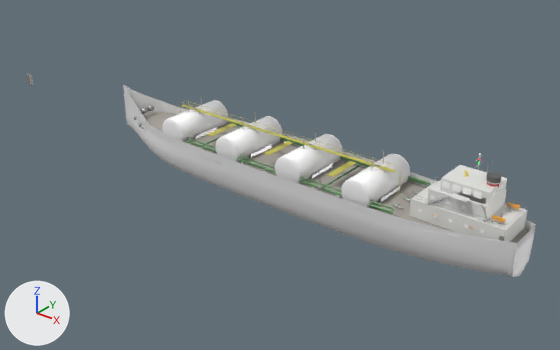
A saved change to the glTF model frontend/public/models/bunkering_vessel_complete.glb.
Both versions are drawn from a 50 mm camera at (88.9, -115.7, 70.1) aimed at (-7.0, 4.2, -4.2). Lighting does not change. The marker at lower left points along +X, +Y and +Z. The older version comes first. Where no turn or scale is listed for an object, it has been applied to the vertices.

Before the edit, the objects in view are built like this:
```python
ob_bulwark = bpy.data.objects.new('Bulwark', me_bulwark_mesh_002)
ob_bulwark.location = (0.0, 0.0, 0.0)
ob_hull = bpy.data.objects.new('Hull', me_mesh)
ob_hull.location = (0.0, 0.0, 0.0)
ob_main_catwalk = bpy.data.objects.new('Main_Catwalk', me_cube_047)
ob_main_catwalk.location = (0.0, 0.0, 0.0)
ob_sternbulwark = bpy.data.objects.new('SternBulwark', me_sternbulwark)
ob_sternbulwark.location = (0.0, 0.0, 0.0)
ob_sterntransom = bpy.data.objects.new('SternTransom', me_sterntransom)
ob_sterntransom.location = (0.0, 0.0, 0.0)
ob_tank_1 = bpy.data.objects.new('Tank_1', me_cylinder_011)
ob_tank_1.location = (-28.0, 0.0, 4.1)
ob_tank_2 = bpy.data.objects.new('Tank_2', me_cylinder_012)
ob_tank_2.location = (-12.0, 0.0, 4.1)
ob_tank_3 = bpy.data.objects.new('Tank_3', me_cylinder_013)
ob_tank_3.location = (4.0, 0.0, 4.1)
ob_tank_4 = bpy.data.objects.new('Tank_4', me_cylinder_014)
ob_tank_4.location = (20.0, 0.0, 4.1)
# also in view: 'Tank_3_Cap_-7.2' at (4.0, -7.2, 4.1); 'Tank_4_Cap_-7.2' at (20.0, -7.2, 4.1); 'Tank_2_Cap_-7.2' at (-12.0, -7.2, 4.1); 'Deck' at (-1.0, 0.0, 2.0); 'Deckhouse_L2' at (38.5, 0.0, 6.9)
```
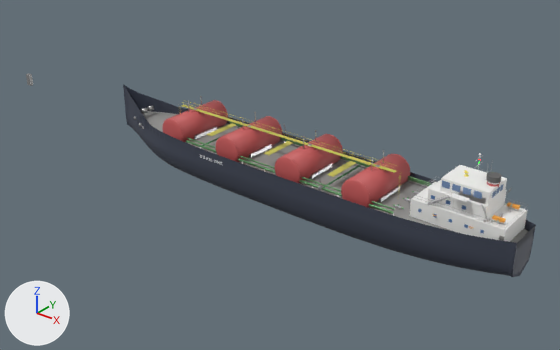
Boxes [x1, y1, x2, y2] around the edits, measured in the pictures (560 x 350 px):
'Hull', recoloured
    both: [123, 85, 536, 277]
'Bulwark', recoloured
    both: [138, 108, 533, 249]
'Tank_4', recoloured (white to red)
    both: [349, 154, 410, 207]
'Tank_3', recoloured (white to red)
    both: [281, 134, 342, 183]
'Tank_2', recoloured (white to red)
    both: [221, 117, 282, 162]
'Tank_1', recoloured (white to red)
    both: [170, 101, 227, 142]
'Tank_4_Cap_-7.2', recoloured (white to red)
    both: [341, 179, 370, 207]
'Tank_3_Cap_-7.2', recoloured (white to red)
    both: [275, 156, 301, 183]
'Tank_2_Cap_-7.2', recoloured (white to red)
    both: [216, 136, 239, 162]
'Tank_1_Cap_-7.2', recoloured (white to red)
    both: [162, 118, 183, 141]
'SternTransom', recoloured (white to greyish blue)
    both: [515, 227, 534, 273]
'SternBulwark', recoloured
    both: [400, 220, 536, 248]
'BridgeWin_Side_42_-1', recoloured
    both: [473, 190, 482, 199]
'BridgeWin_Side_36_-1', recoloured
    both: [442, 181, 450, 189]
'BridgeWin_Side_40_-1', recoloured
    both: [463, 187, 471, 196]
'BridgeWin_Side_38_-1', recoloured
    both: [452, 184, 461, 192]
'Tank_3_Cap_7.2', recoloured
    both: [329, 134, 343, 159]
'Tank_2_Cap_7.2', recoloured
    both: [266, 116, 282, 133]
'Tank_1_Cap_7.2', recoloured
    both: [213, 100, 228, 123]
'Tank_4_Cap_7.2', recoloured
    both: [397, 154, 410, 176]
'BridgeWin_Aft_1', recoloured
    both: [496, 187, 500, 194]

What changed in the scene script:
```text
Change mat_hull_material:
    mat_hull_material.base_color: (1.0, 1.0, 1.0) -> (0.05, 0.06, 0.09)  # white #ffffff -> greyish blue #3f4555
Change mat_tank_darkred:
    mat_tank_darkred.base_color: (1.0, 1.0, 1.0) -> (0.55, 0.1, 0.1)  # white #ffffff -> red #c45959
Change mat_bridgeglass:
    mat_bridgeglass.base_color: (1.0, 1.0, 1.0) -> (0.18, 0.28, 0.48)  # white #ffffff -> blue #7690b8
```
